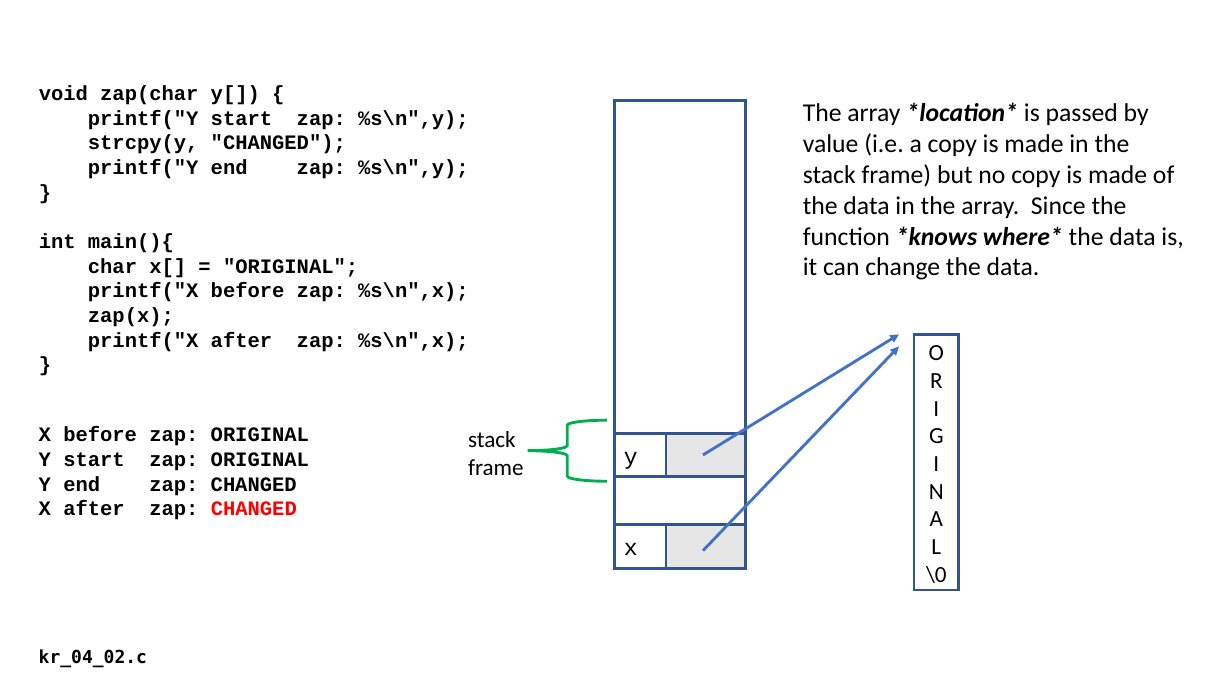
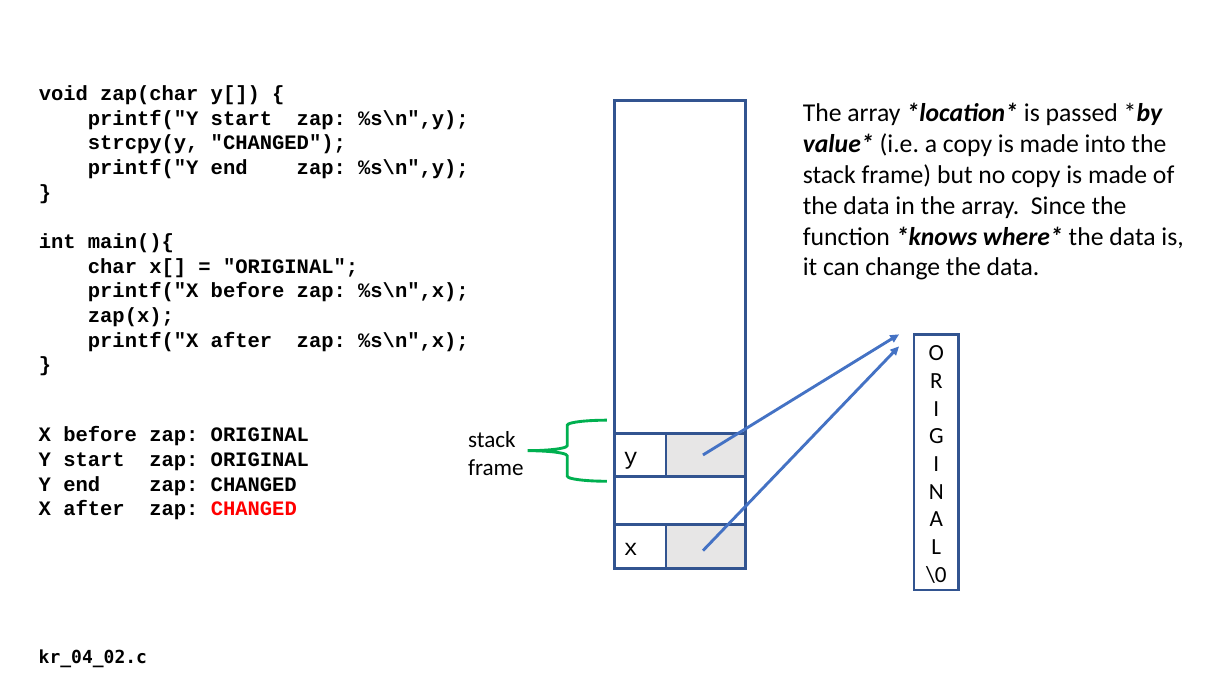
Before and after one commit to csev/cc4e, a slide deck: slide 12 of lectures/KR-4.pptx. Drawn at 1232x693 pixels with LibreOffice and Linux fonts; fonts in the diff are those of the drawing. Boxes give left, top, right and bottom in pixels: in the first picture for what was removed or moved away, otherwise in the second. Text is boxed around its words. In the diff, an @@ line names an element or a change of style, - is before the commit and + after.

```diff
--- a/lectures/KR-4.pptx
+++ b/lectures/KR-4.pptx
@@ text at (803,102,1183,280): text changed @@
-The array *location* is passed by value (i.e. a copy is made in the stack frame) but no copy is made of the data in the array. Since the function *knows where* the data is, it can change the data.
+The array *location* is passed *by value* (i.e. a copy is made into the stack frame) but no copy is made of the data in the array. Since the function *knows where* the data is, it can change the data.
```
Also in this commit, not shown: 13 other slides changed, 1 slide added, 3 other files.
